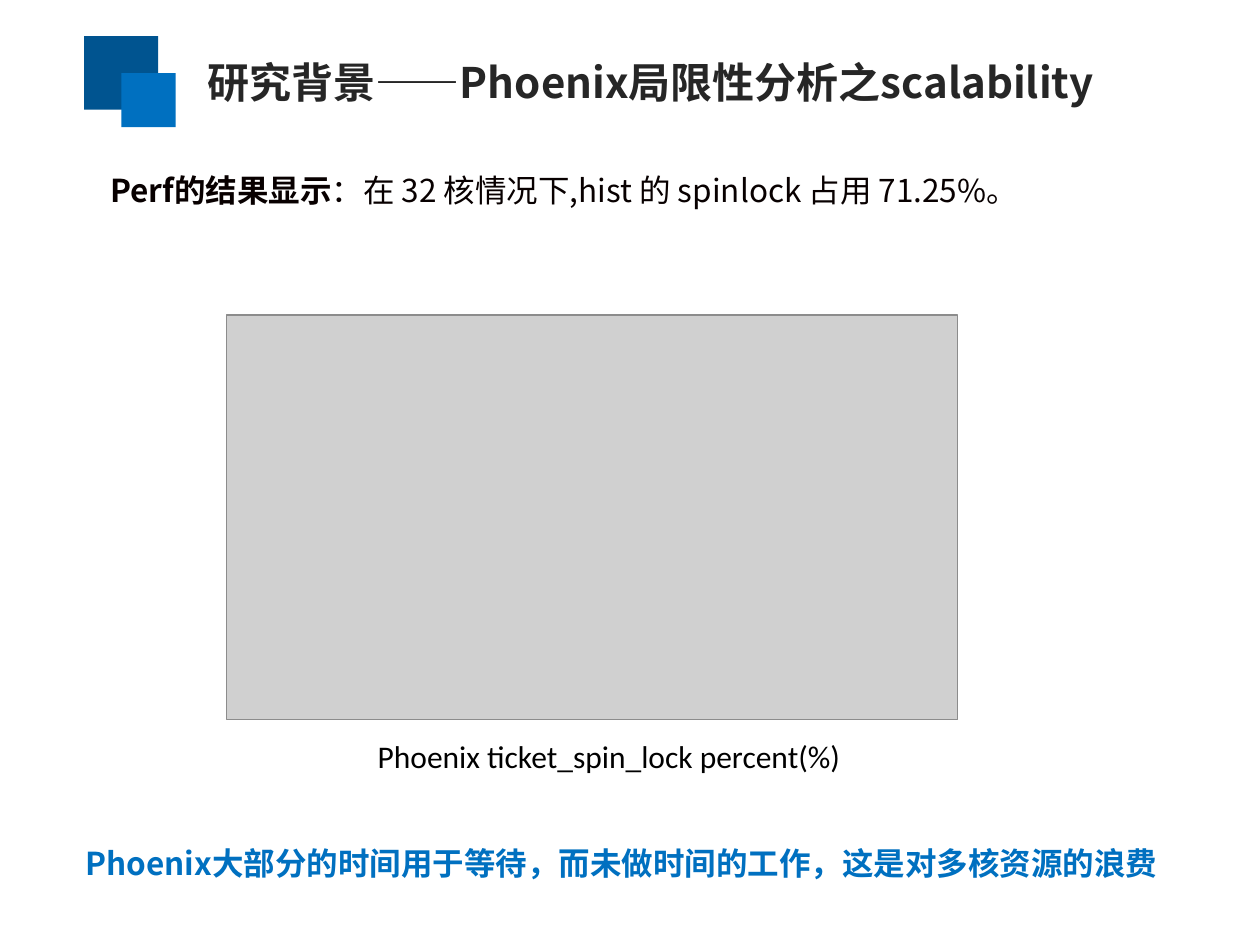
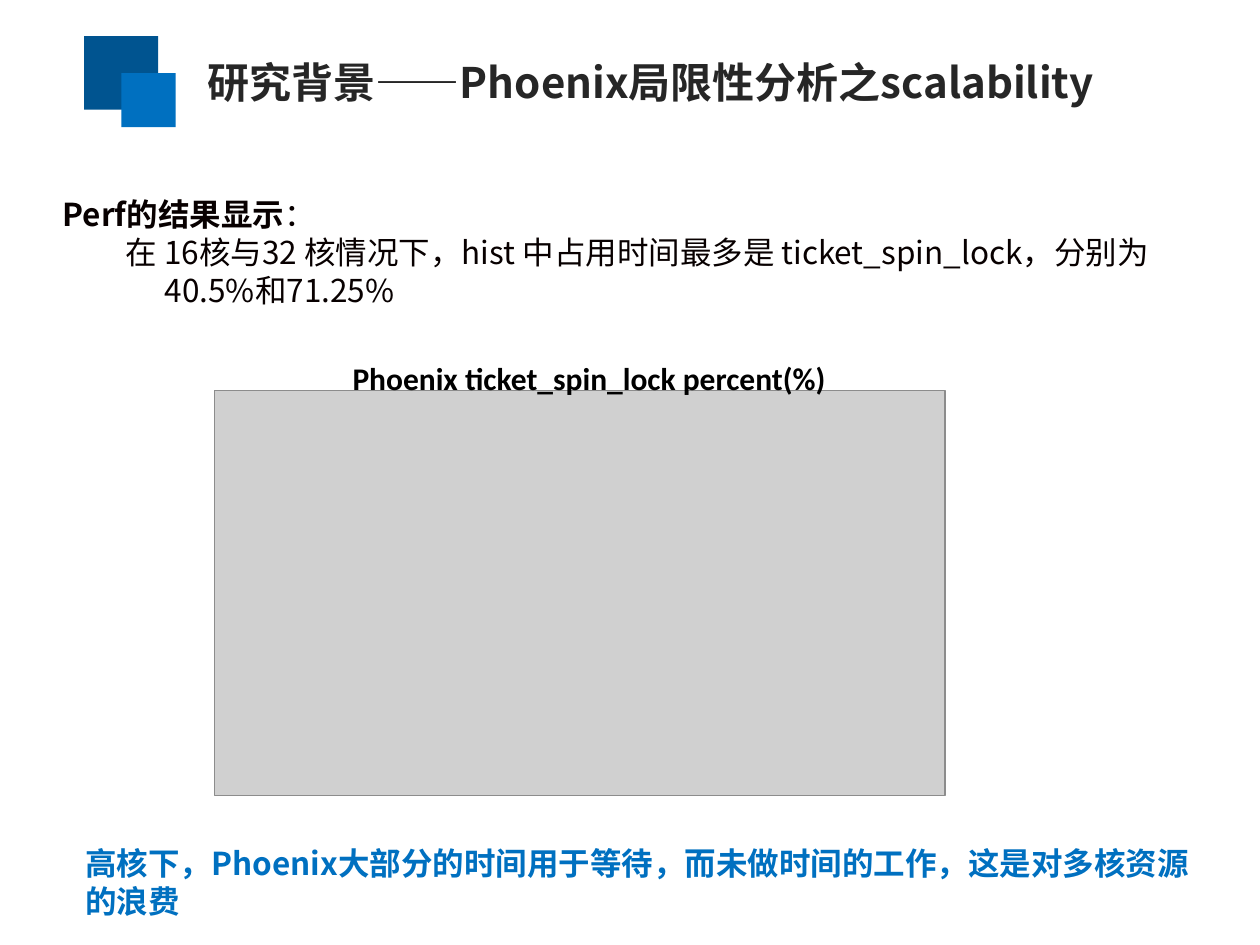
Before and after one commit to yufenyu/work, a slide deck: slide 6 of dmr_paper/paper/chinaSys-2016.ppt (slide 5 before the commit). Drawn at 1260x945 pixels with LibreOffice and Linux fonts; fonts in the diff are those of the drawing; grey boxes stand for pictures. Boxes give left, top, right and bottom in pixels: in the first picture for what was removed or moved away, otherwise in the second. Text is boxed around its words. In the diff, an @@ line names an element or a change of style, - is before the commit and + after.

```diff
--- a/dmr_paper/paper/chinaSys-2016.ppt
+++ b/dmr_paper/paper/chinaSys-2016.ppt
@@ text at bbox=[63, 199, 1149, 305]: text changed @@
-Perf的结果显示：在 32 核情况下,hist 的 spinlock 占用 71.25%。
+Perf的结果显示：
+  在 16核与32 核情况下，hist 中占用时间最多是 ticket_spin_lock，分别为40.5%和71.25%
@@ text "Phoenix ticket_spin_lock percent(%)": place and size @@
-text "Phoenix ticket_spin_lock percent(%)" at bbox=[378, 745, 840, 773]
+text "Phoenix ticket_spin_lock percent(%)" at bbox=[353, 364, 826, 395]
@@ text "Phoenix ticket_spin_lock percent(%)" at bbox=[353, 364, 826, 395]: bold on @@
@@ picture: place and size @@
-picture at bbox=[227, 315, 958, 719]
+picture at bbox=[214, 391, 945, 795]
@@ text at bbox=[85, 848, 1188, 916]: text changed @@
-Phoenix大部分的时间用于等待，而未做时间的工作，这是对多核资源的浪费
+高核下，Phoenix大部分的时间用于等待，而未做时间的工作，这是对多核资源的浪费
```
Also in this commit, not shown: 9 other slides changed, 4 slides added, 3 slides removed.
